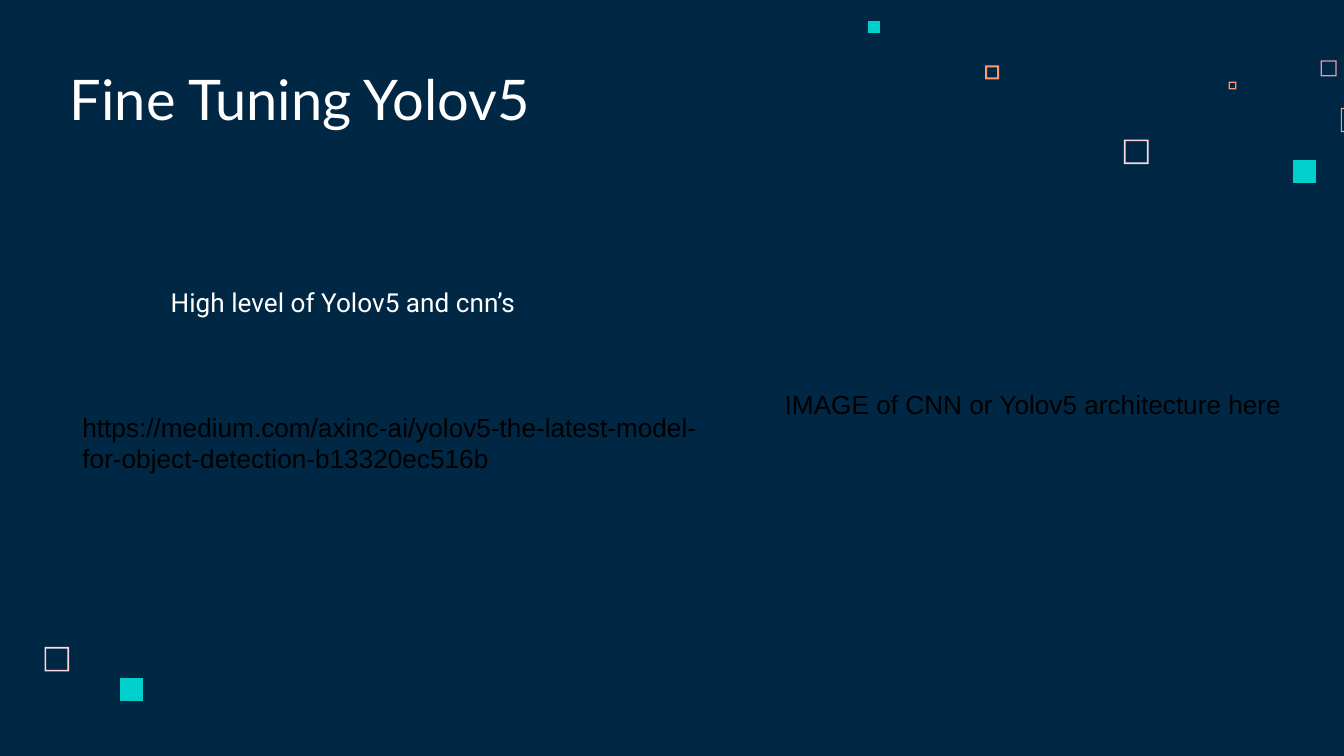
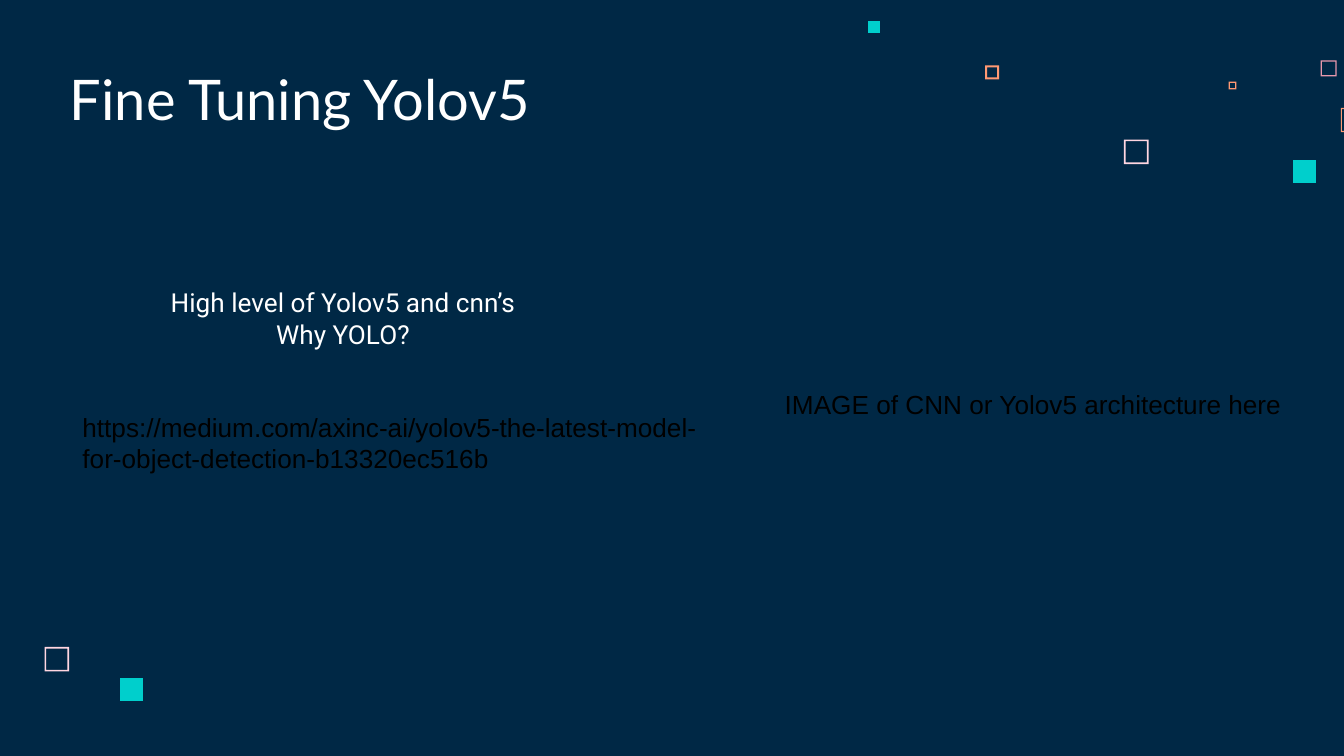
Before and after one commit to stevendleung/w251-project-door-camera-public, a slide deck: slide 5 of knock-knock w251 final presentation.pptx. Drawn at 1344x756 pixels with LibreOffice and Linux fonts; fonts in the diff are those of the drawing. Boxes give left, top, right and bottom in pixels: in the first picture for what was removed or moved away, otherwise in the second. Text is boxed around its words. In the diff, an @@ line names an element or a change of style, - is before the commit and + after.

```diff
--- a/knock-knock w251 final presentation.pptx
+++ b/knock-knock w251 final presentation.pptx
@@ text at box(276, 324, 410, 350): paragraph added @@
+Why YOLO?
```
Also in this commit, not shown: 2 other slides changed.
